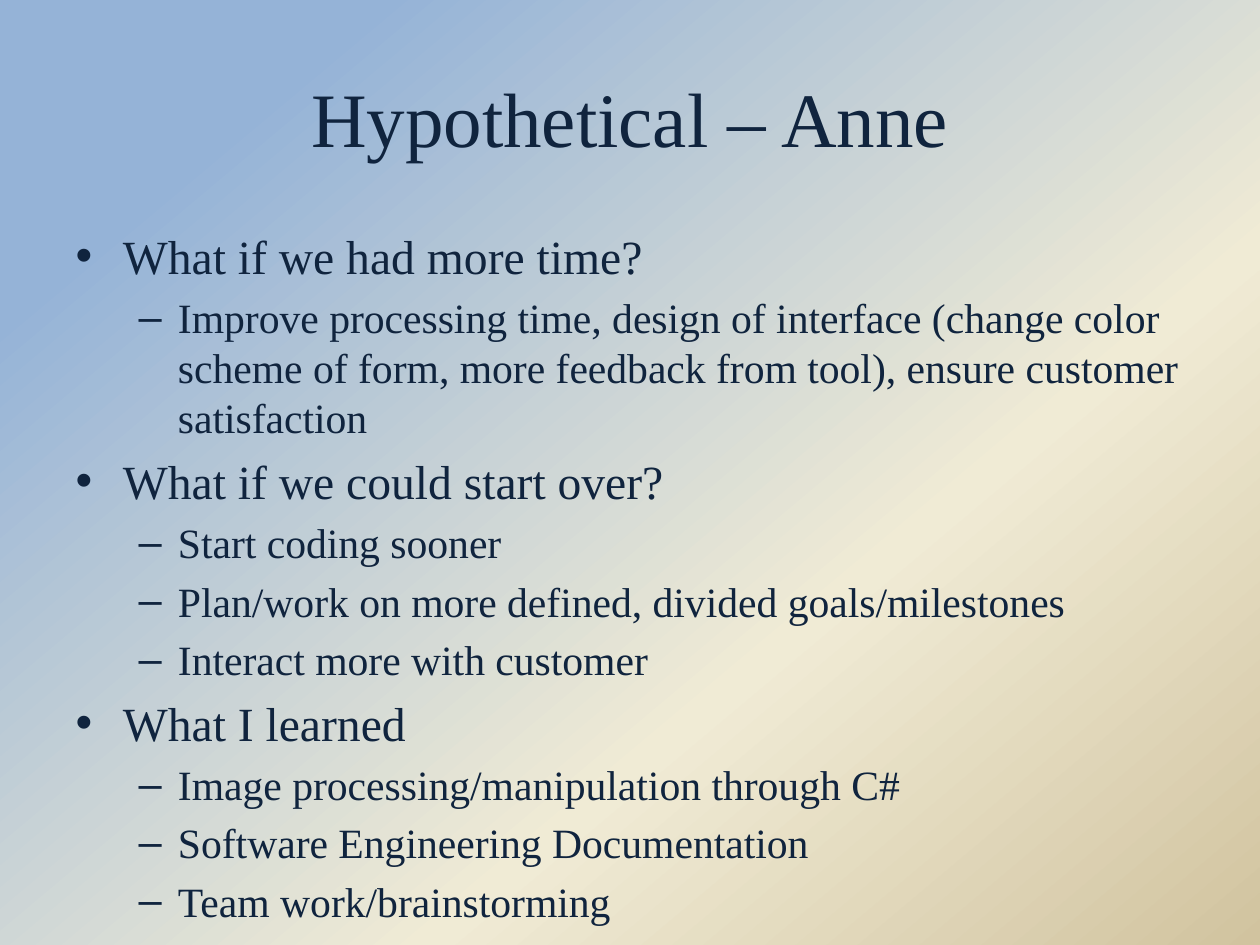
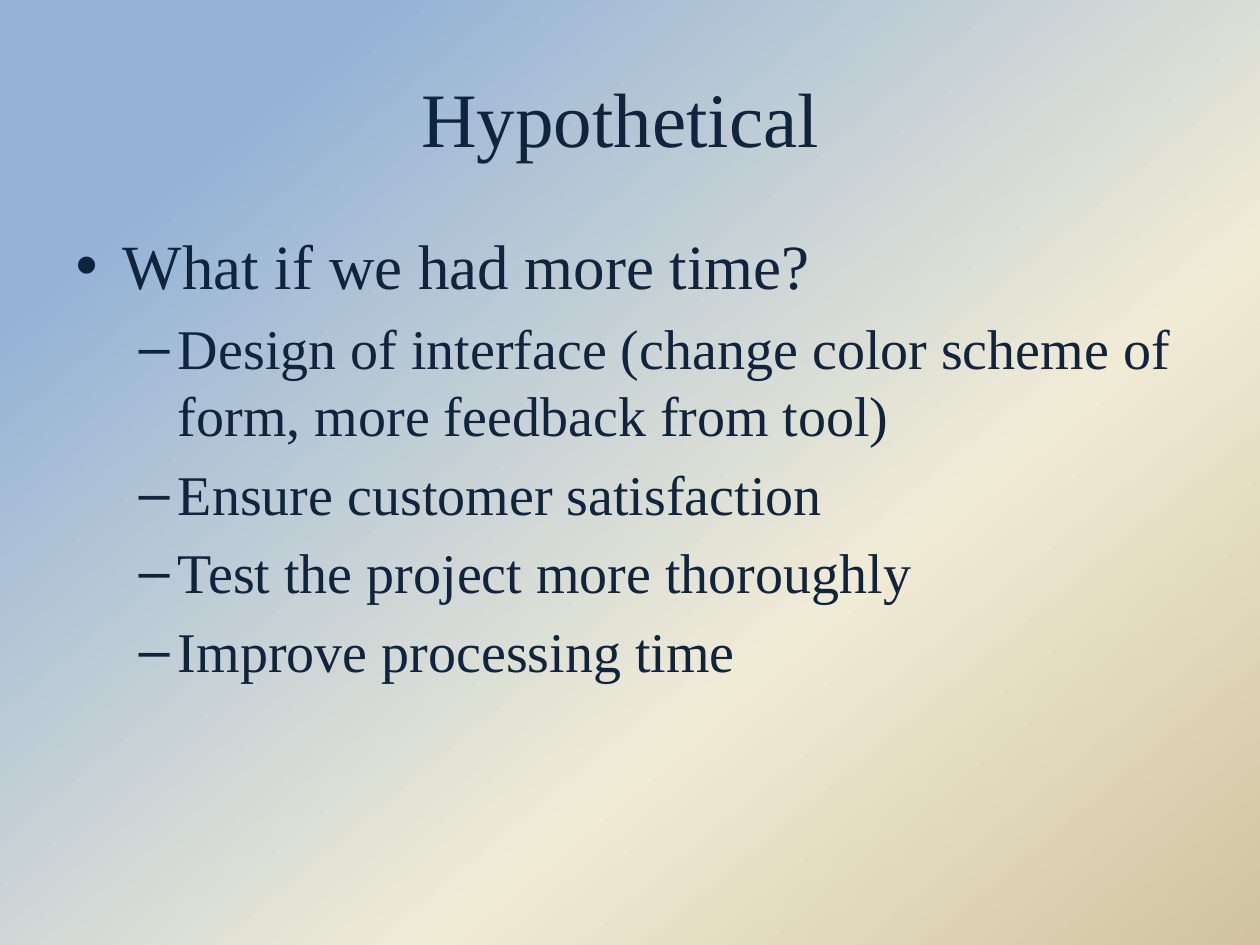
Before and after one commit to Hdtran89/ImageProcessing, a slide deck: slide 18 of A Team Documents/Final presentation.pptx. Drawn at 1260x945 pixels with LibreOffice and Linux fonts; fonts in the diff are those of the drawing; background and template pictures are left out. Boxes give left, top, right and bottom in pixels: in the first picture for what was removed or moved away, otherwise in the second. Text is boxed around its words. In the diff, an @@ line names an element or a change of style, - is before the commit and + after.

Commit message:
Updated Final Presentation to what we showed

```diff
--- a/A Team Documents/Final presentation.pptx
+++ b/A Team Documents/Final presentation.pptx
@@ title at box(421, 93, 818, 162): text changed @@
-Hypothetical – Anne
+Hypothetical
@@ text at box(123, 244, 810, 290): size 27.2 to 36 pt in "What if we had more time?"; more space between paragraphs @@
@@ text at box(178, 329, 1170, 682): text changed; size 23.8 to 32 pt @@
-  – Improve processing time, design of interface (change color scheme of form, more feedback from tool), ensure customer satisfaction
-• What if we could start over?
-  – Start coding sooner
-  – Plan/work on more defined, divided goals/milestones
-  – Interact more with customer
-• What I learned
-  – Image processing/manipulation through C#
-  – Software Engineering Documentation
-  – Team work/brainstorming
+  – Design of interface (change color scheme of form, more feedback from tool)
+  – Ensure customer satisfaction
+  – Test the project more thoroughly
+  – Improve processing time
```
Also in this commit, not shown: 6 other slides changed, 2 slides removed, 4 other files.
